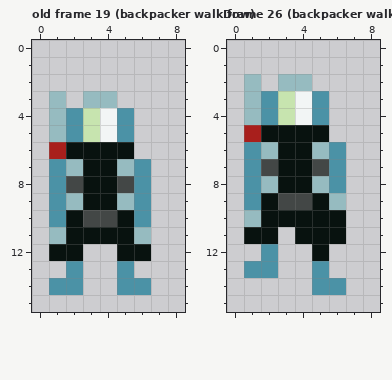
Two versions of one pixel-art file, assets/images/backpacker.aseprite. Above: the version before the commit.
9x16 pixels, 27 frames. Shown: old frame 19 (backpacker walkDow), frame 26 (backpacker walkDow). The commit also changed other frames, which this record leaves out.
Once edited:
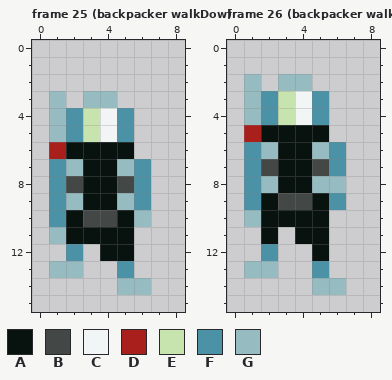
Palette (. is transparent): A #08120f  B #434746  C #f2f5f5  D #a81f1c  E #c7e4af  F #4b92a6  G #96bbc0
A new or re-ordered frame is compared with the old frame closest to it.
Edits made:
frames re-ordered
Frame 25 (backpacker walkDow) against old frame 19 (backpacker walkDow):
y 10: x 6 F -> G
y 11: x 6 G -> .
y 12: x 1..2 AA -> .F; x 4 . -> A; x 6 A -> .
y 13: x 1..2 .F -> GG
y 14: x 1..2 FF -> ..; x 5..6 FF -> GG
Frame 26 (backpacker walkDow):
y 8: x 6 F -> G
y 9: x 6 G -> F
y 10: x 6 A -> .
y 11: x 1 A -> .; x 6 A -> .
y 13: x 1..2 FF -> GG
y 14: x 5..6 FF -> GG
Boxes around the changes in both pictures, in picture pixels (x1, y1, x2, y2):
changed: (49, 210, 151, 295)
changed: (244, 176, 346, 295)
